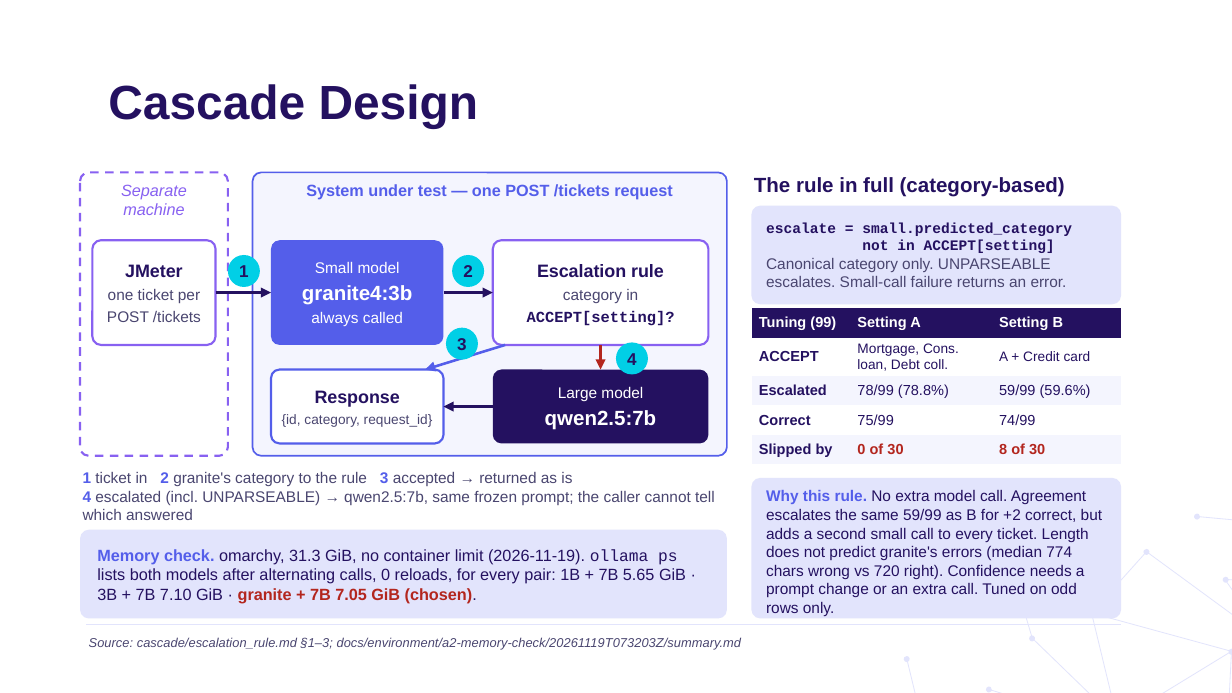
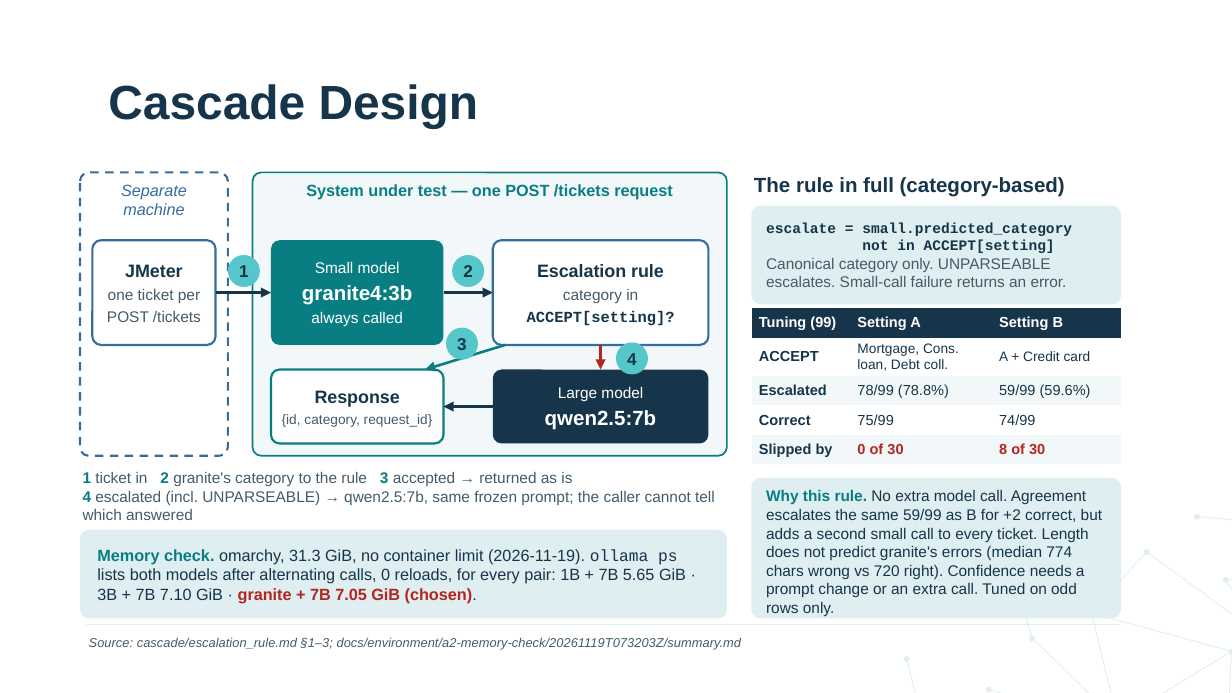
Before and after one commit to Fokku/ICT3113-PTO, a slide deck: slide 2 of slides/Group10_A2.pptx. Drawn at 1232x693 pixels with LibreOffice and Linux fonts; fonts in the diff are those of the drawing; background and template pictures are left out. Boxes give left, top, right and bottom in pixels: in the first picture for what was removed or moved away, otherwise in the second. Text is boxed around its words. In the diff, an @@ line names an element or a change of style, - is before the commit and + after.

```diff
--- a/slides/Group10_A2.pptx
+++ b/slides/Group10_A2.pptx
@@ title "Cascade Design" at (x1=108, y1=84, x2=479, y2=128): text colour #241160 to #16354A @@
@@ rounded rectangle "Separate machine" at (x1=80, y1=172, x2=228, y2=456): text colour #8861F1 to #356DA1; outline #8861F1 1.25 pt dashed to #356DA1 1.25 pt dashed @@
@@ rounded rectangle "System under test — one ..." at (x1=253, y1=172, x2=727, y2=456): text colour #545EEA to #087E83; fill #F4F5FE to #F2F8F9; outline #545EEA 1 pt to #087E83 1 pt @@
@@ text "The rule in full (category-based)" at (x1=754, y1=177, x2=1065, y2=197): text colour #241160 to #16354A @@
@@ rounded rectangle "escalate = small.predicted_category" at (x1=752, y1=206, x2=1121, y2=304): text colour #241160 to #16354A in "escalate = small.predicted_category", "not in ACCEPT[setting]"; text colour #4A4670 to #455B69 in "Canonical category only. UNPARSEABLE escalates. Small-call f ..."; fill #E2E4FC to #DFEEF1 @@
@@ rounded rectangle "JMeter" at (x1=92, y1=240, x2=216, y2=345): text colour #241160 to #16354A in "JMeter"; text colour #4A4670 to #455B69 in "one ticket per", "POST /tickets"; outline #8861F1 1.25 pt to #356DA1 1.25 pt @@
@@ rounded rectangle "Small model" at (x1=271, y1=240, x2=444, y2=345): fill #545EEA to #087E83 @@
@@ rounded rectangle "Escalation rule" at (x1=493, y1=240, x2=708, y2=345): text colour #241160 to #16354A in "Escalation rule", "ACCEPT[setting]?"; text colour #4A4670 to #455B69 in "category in"; outline #8861F1 1.25 pt to #356DA1 1.25 pt @@
@@ arrow (216, 293) - (271, 293): stroke #241160 1.5 pt to #16354A 1.5 pt @@
@@ arrow (444, 293) - (493, 293): stroke #241160 1.5 pt to #16354A 1.5 pt @@
@@ table at (x1=752, y1=308, x2=1121, y2=461) @@
@@ fill #241160 to #16354A in row 1 @@
@@ fill #F4F5FE to #F2F8F9 in 6 cells @@
@@ text colour #241160 to #16354A in "ACCEPT", "Mortgage, Cons. loan, Debt coll.", "A + Credit card", "Escalated" and 6 more places @@
@@ arrow (505, 345) - (425, 370): stroke #545EEA 1.5 pt to #087E83 1.5 pt @@
@@ text colour #241160 to #16354A; fill #01CFE6 to #55C6C9 in 4 elements at (x1=228, y1=255, x2=260, y2=287), (x1=452, y1=255, x2=484, y2=287), (x1=446, y1=328, x2=478, y2=360), (x1=616, y1=342, x2=648, y2=375) @@
@@ rounded rectangle "Response" at (x1=271, y1=370, x2=444, y2=444): text colour #241160 to #16354A in "Response"; text colour #4A4670 to #455B69 in "{id, category, request_id}"; outline #545EEA 1.25 pt to #087E83 1.25 pt @@
@@ rounded rectangle "Large model" at (x1=493, y1=370, x2=708, y2=444): fill #241160 to #16354A @@
@@ arrow (493, 407) - (444, 407): stroke #241160 1.5 pt to #16354A 1.5 pt @@
@@ text "1 ticket in 2 granite's ..." at (x1=83, y1=472, x2=715, y2=520): text colour #545EEA to #087E83 in "1 2 3", "4"; text colour #4A4670 to #455B69 @@
@@ rounded rectangle "Why this rule. No extra ..." at (x1=752, y1=478, x2=1121, y2=618): text colour #545EEA to #087E83 in "Why this rule."; text colour #241160 to #16354A; fill #E2E4FC to #DFEEF1 @@
@@ rounded rectangle "Memory check. omarchy, 31.3 GiB, ..." at (x1=80, y1=530, x2=727, y2=618): text colour #545EEA to #087E83 in "Memory check."; text colour #241160 to #16354A in "omarchy, 31.3 GiB, no container limit (2026-11-19). ..."; fill #E2E4FC to #DFEEF1 @@
@@ freeform shape at (x1=903, y1=549, x2=1232, y2=693): fill #E2E4FC to #DFEEF1 @@
@@ text "Source: cascade/escalation_rule.md §1–3; docs/environment/a2 ..." at (x1=89, y1=637, x2=742, y2=650): text colour #4A4670 to #455B69 @@
```
Also in this commit, not shown: 7 other slides changed.
